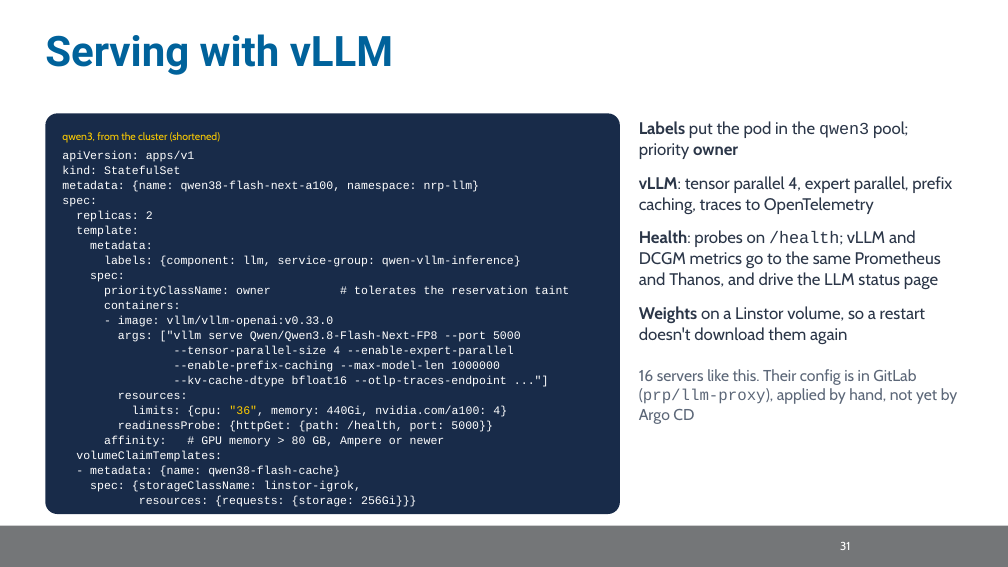
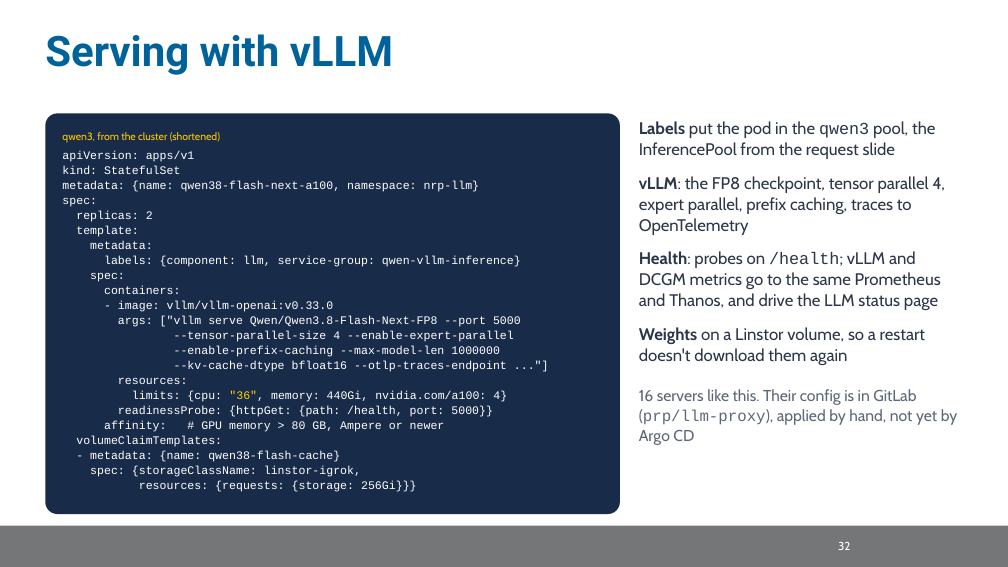
Before and after one commit to nrp-nautilus/nrp-training, a slide deck: slide 54 of trainings/scinet-sc26/slides/scinet-nrp.pptx (slide 41 before the commit). Drawn at 1008x567 pixels with LibreOffice and Linux fonts; fonts in the diff are those of the drawing; background and template pictures are left out. Boxes give left, top, right and bottom in pixels: in the first picture for what was removed or moved away, otherwise in the second. Text is boxed around its words. In the diff, an @@ line names an element or a change of style, - is before the commit and + after.

```diff
--- a/trainings/scinet-sc26/slides/scinet-nrp.pptx
+++ b/trainings/scinet-sc26/slides/scinet-nrp.pptx
@@ text at [639, 121, 945, 235]: text changed @@
-Labels put the pod in the qwen3 pool; priority owner
-vLLM: tensor parallel 4, expert parallel, prefix caching, traces to OpenTelemetry
+Labels put the pod in the qwen3 pool, the InferencePool from the request slide
+vLLM: the FP8 checkpoint, tensor parallel 4, expert parallel, prefix caching, traces to OpenTelemetry
@@ text in rounded rectangle at [104, 286, 570, 297]: paragraph removed @@
-priorityClassName: owner # tolerates the reservation taint
@@ text at [838, 542, 850, 550]: text changed @@
-31
+32
```
Also in this commit, not shown: 48 other slides changed, 19 slides added, 3 slides removed, 28 other files.
